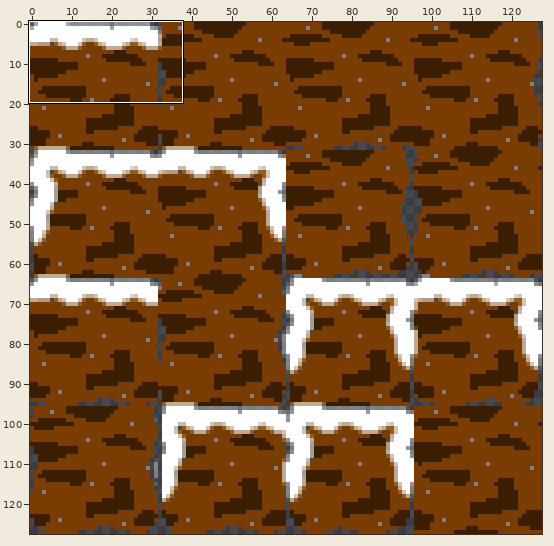
Two states of a sprite sheet, resources/snowTileset.png. Above: a wide view before the commit, with the close-up outlined.
Close-up. The starting point:
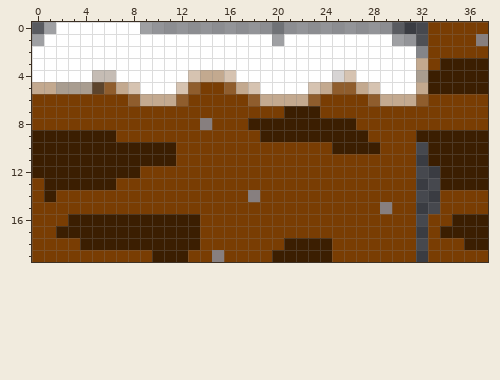
The file is 128x128 pixels. Colours within 5 levels of each other are drawn and written as one. Shown: x 0..37, y 0..19. The commit also changed other parts of the picture, which this record leaves out.
New version:
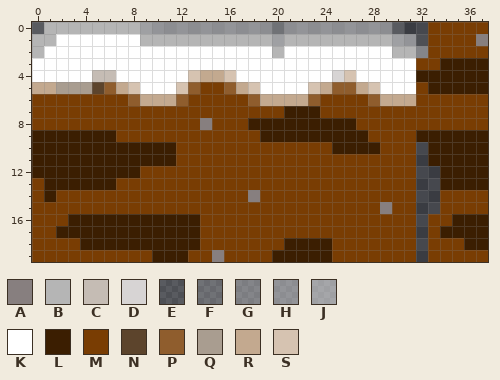
Palette (. is transparent): A #877f7f  B #b5b5b5  C #c5bcb4  D #d7d4d4  E #ffffff1a  F #ffffff3a  G #ffffff55  H #ffffff6a  J #ffffff83  K #ffffff  L #3b1e01  M #793d03  N #5c442c  P #8f5d2d  Q #a99d90  R #c3a98f  S #d6c3b1
Difference:
y 0: x 1..8 JKKKKKKK -> BBBBBBBB
y 1: x 0..1 JK -> BB; x 9..19 KKKKKKKKKKK -> BBBBBBBBBBB; x 21..29 KKKKKKKKK -> BBBBBBBBB
y 2: x 0 K -> B; x 20 K -> B; x 30..31 KK -> BB
y 3: x 32 R -> M
y 4: x 32 Q -> L
y 5: x 32 R -> M
y 6: x 32 P -> M
Pixel boxes of the changes (left, top, right, bottom) in both close-ups:
changed: (32, 22, 428, 106)
